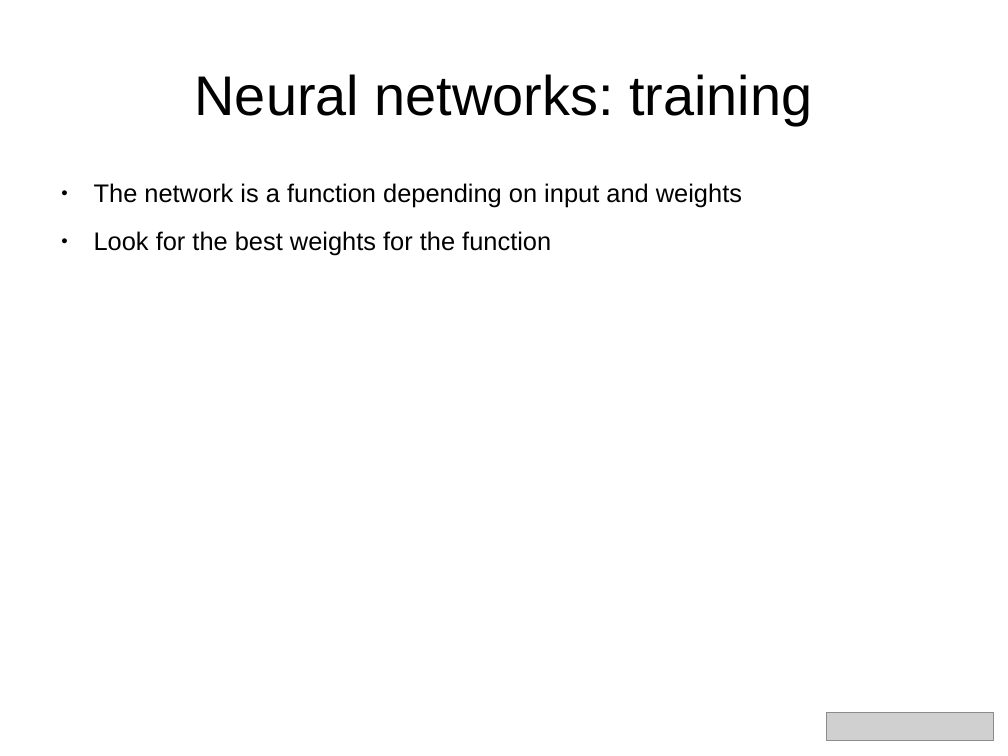
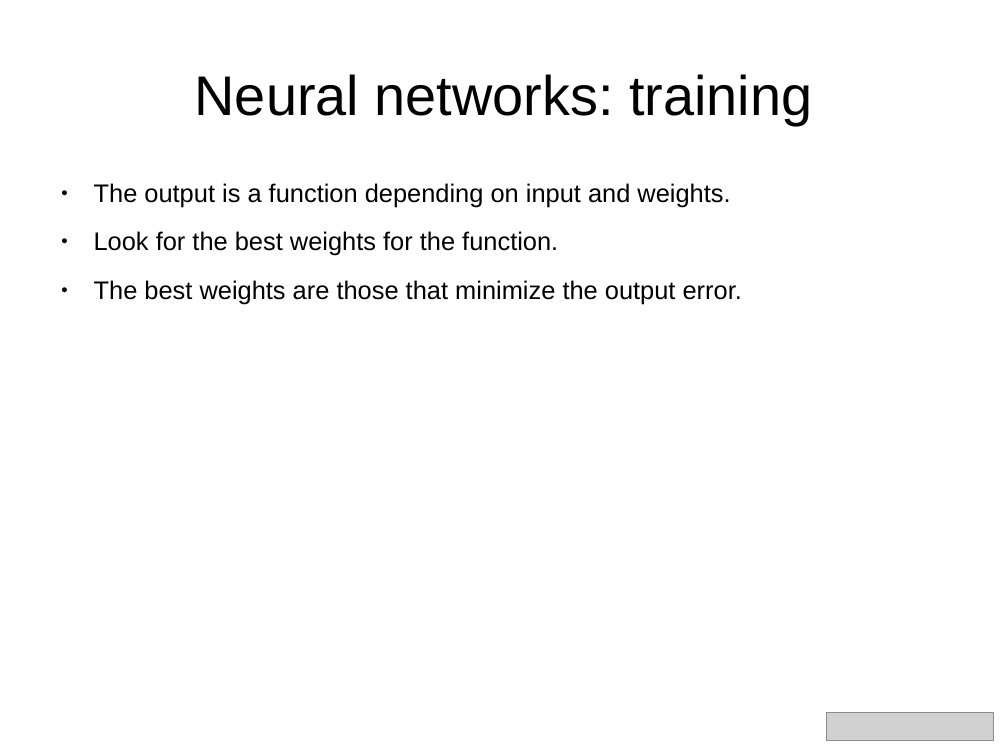
Before and after one commit to aoldemeier/an-introduction-to-tensorflow, a slide deck: slide 9 of slides_simplified.odp. Drawn at 1008x756 pixels with LibreOffice and Linux fonts; fonts in the diff are those of the drawing; grey boxes stand for pictures. Boxes give left, top, right and bottom in pixels: in the first picture for what was removed or moved away, otherwise in the second. Text is boxed around its words. In the diff, an @@ line names an element or a change of style, - is before the commit and + after.

```diff
--- a/slides_simplified.odp
+++ b/slides_simplified.odp
@@ text at <box>94,183,742,304</box>: text changed @@
-● The network is a function depending on input and weights
-● Look for the best weights for the function
+● The output is a function depending on input and weights.
+● Look for the best weights for the function.
+● The best weights are those that minimize the output error.
```
Also in this commit, not shown: 13 other slides changed, 1 slide removed, 1 other file.
